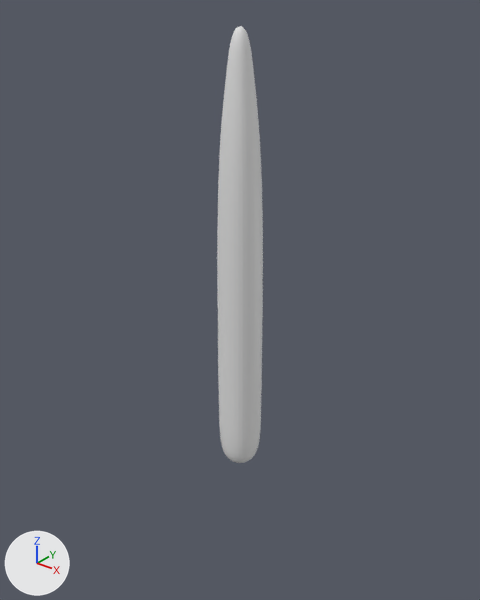
A saved change to the Blender file blender-files/tentacule.blend.
One viewpoint serves both versions: a camera (50 mm lens) standing at (12.3, -15.4, 16.2) and looking at (-1.4, 1.7, 5.6). The axes (+X, +Y, +Z) are drawn at lower left. The lights are the same throughout.

Script lines for the objects in view, before the commit:
```python
me_cube = bpy.data.meshes.new('Cube')
me_cube.from_pydata(...)  # 1154 vertices, 1152 faces; spans x -0.92..0.92, y -0.92..0.92, z 0.13..15.02
ob_cube = bpy.data.objects.new('Cube', me_cube)
ob_cube.location = (0.0, 0.0, 0.0)
ob_cube.scale = (0.8, 0.8, 1.0)
```
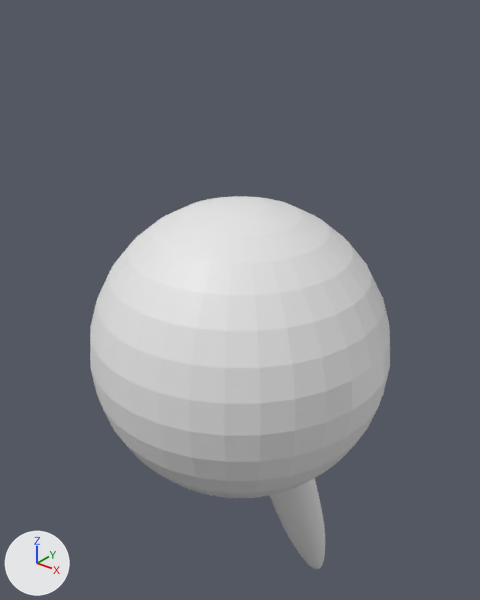
Edits to the bpy script that builds the scene:
```text
Add me_sphere_002:
    me_sphere_002.from_pydata(...)  # a UV sphere (32 segments, 16 rings, poles along z) spanning x -1.0..1.0, y -1.0..1.0, z -1.0..1.0
Change ob_cube:
    ob_cube.location: (0.0, 0.0, 0.0) -> (0.0, 0.9, 3.51)
    ob_cube.rotation_euler: (0.0, 0.0, 0.0) -> (-2.784, 0.0, 0.0)  # degrees (0, 0, 0) -> degrees (-160, 0, 0)
    ob_cube.scale: (0.8, 0.8, 1.0) -> (1.3, 1.0, 1.0)
Add ob_sphere:
    ob_sphere = bpy.data.objects.new('Sphere', me_sphere_002)
    ob_sphere.location = (0.0, 0.0, 5.0)
    ob_sphere.scale = (5.0, 5.0, 5.0)
```

Where the change shows, as pixel boxes (x1, y1, x2, y2) in the pictures (480 x 600 px):
'Sphere', added
    after: (90, 196, 390, 498)
'Cube', moved, turned, rescaled
    before: (217, 26, 263, 463)
    after: (270, 478, 325, 569)
